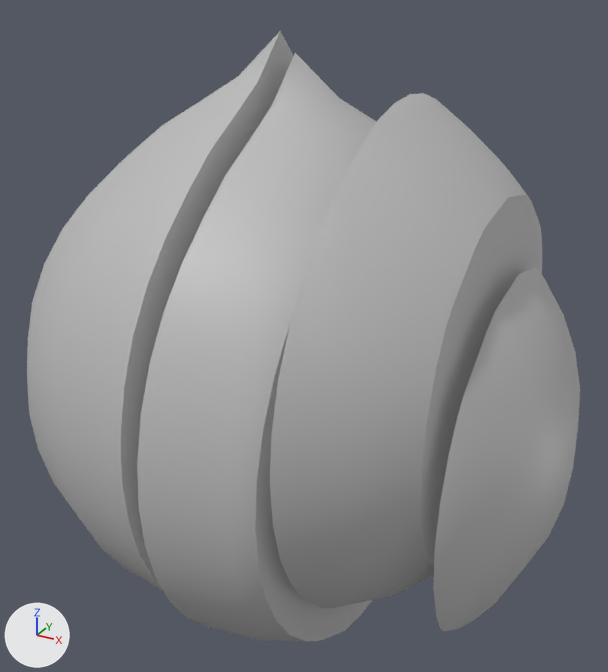
One commit to the FBX model Assets/Models/FBXOnion/4of6Onion.fbx: the scene before it, then after it.
The view is the same before and after, from a camera (50 mm lens) standing at (0.0156, -0.0267, 0.0147) and looking at (0.0006, 0.0006, 0.0011). Arrows for +X, +Y and +Z are at lower left; the lights stay in place. Where no turn or scale is listed for an object, it has been applied to the vertices.
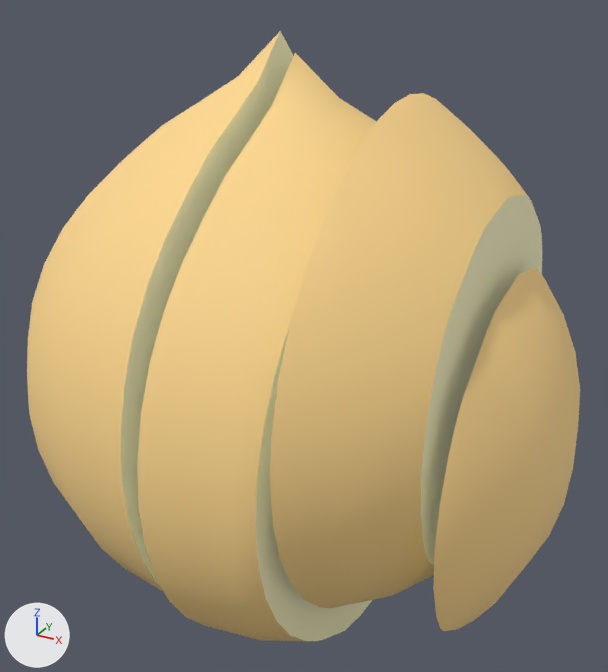
The newer file is also rescaled (x100.0) as a whole; pictures and numbers use the older file's frame.

Patch to the scene script:
```diff
--- a/Assets/Models/FBXOnion/4of6Onion.fbx.py
+++ b/Assets/Models/FBXOnion/4of6Onion.fbx.py
@@ mat_lambert2 @@
+mat_lambert2 = principled_material('lambert2')
+mat_lambert2.base_color = (1.0, 0.952, 0.569)  # beige #fffac7
@@ mat_blinn1 @@
+mat_blinn1 = principled_material('blinn1')
+mat_blinn1.base_color = (1.0, 0.692, 0.275)  # beige #ffd98f
+mat_blinn1.roughness = 0.749
@@ me_mesh @@
 me_mesh.from_pydata(...)  # 566 vertices, 478 faces; spans x -0.01..0.0117, y -0.01..0.01, z -0.0133..0.0126
 # used by ob_psphere1; location = (0.0, 0.0, 0.0)
+# me_mesh part 1: 472 of the faces centred in x -0.0097..0.0114, y -0.0097..0.0097, z -0.0123..0.0116 switch from mat_lambert1 (grey #bcbcbc) to mat_blinn1 (beige #ffd98f)
+# me_mesh part 2: all 6 faces centred in x 0.0..0.0091, y 0.0, z -0.0015..0.0011 switch from mat_lambert1 (grey #bcbcbc) to mat_lambert2 (beige #fffac7)
```

Location of each change, [x1, y1, x2, y2] in pixels of the pictures (608 x 672 px):
part 1 of me_mesh, recoloured (grey to beige)
    both: [27, 32, 580, 641]
part 2 of me_mesh, recoloured (grey to beige)
    both: [120, 31, 542, 641]
